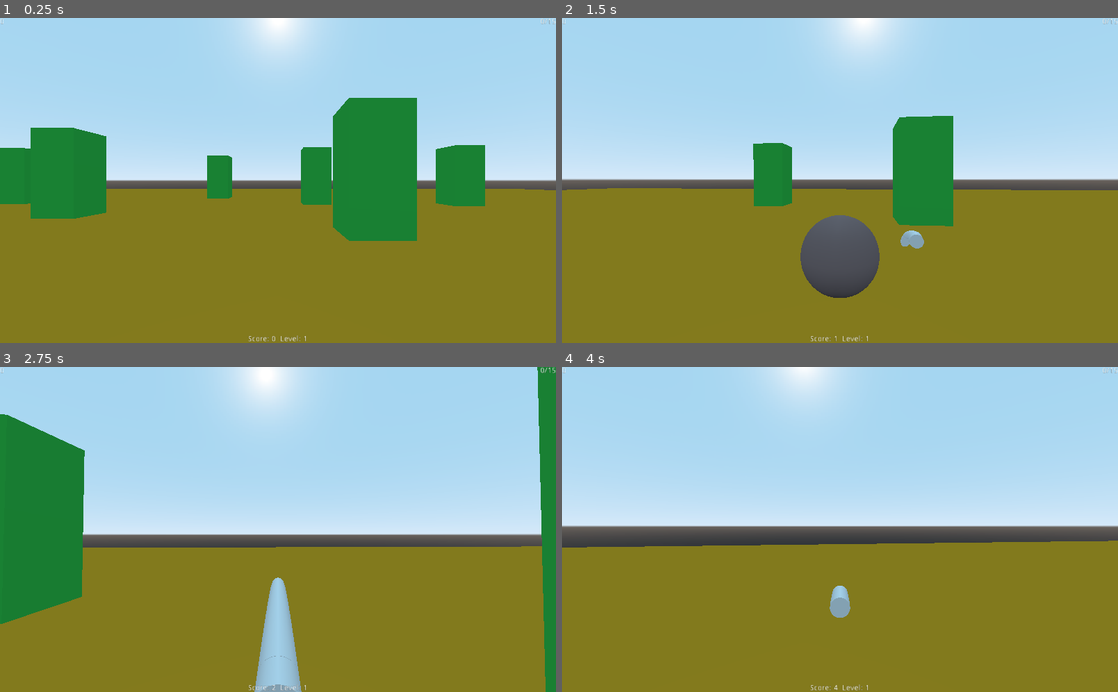
Above: before the commit, frames 1-4 (two rows, left to right).
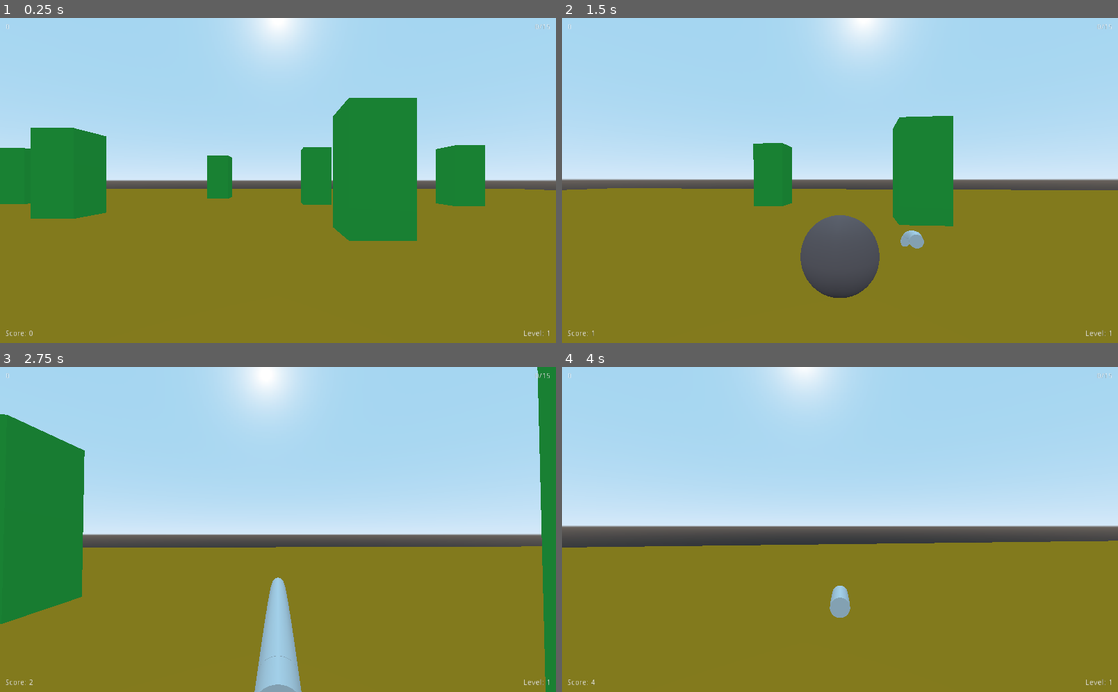
Above: after the commit, the same moments.

Repository: guimafelipe/keep-it-olive
Game: Godot game, scene res://Scenes/Main.tscn
Same seed, same stepped clock (60 frames per second), same inputs: the game is played once before the commit and once after it.
Inputs (mouse positions are in pixels of both pictures, inside the frame that each line leads up to):
- Up to frame 1 (0.25 s): no input
- Up to frame 2 (1.5 s): tap Enter at 0.5 s; move the mouse to (867, 180) at 0.52 s; hold Right mouse button (water) 0.53-1.28 s; hold W (move_forward) from 0.53 s (still down); move the mouse to (812, 180) at 1.27 s; click (812, 180) at 1.35 s
- Up to frame 3 (2.75 s): keep holding W (move_forward); right-click (250, 529) at 1.55 s; move the mouse to (289, 523) at 2.02 s; hold Right mouse button (water) from 2.03 s (still down)
- Up to frame 4 (4 s): keep holding W (move_forward); move the mouse to (834, 536) at 2.77 s; release Right mouse button (water) at 2.78 s; right-click (834, 536) at 2.85 s; tap Space at 3.5 s; move the mouse to (878, 532) at 3.52 s; press the mouse at (878, 532) at 3.53 s; right-click (878, 532) at 3.8 s

The runs differ from the first frame. In frame 1, 0.2% of the frame differs, in the area x 0-100%, y 0-100%; in frame 2, 0.2%; in frame 3, 0.2%; in frame 4, 0.2%.

Commit message:
changing gui and bullets lifetime

Diff:
--- a/Scenes/GUI.tscn
+++ b/Scenes/GUI.tscn
@@ -2,90 +2,102 @@
 
 [ext_resource path="res://Scripts/GUI.gd" type="Script" id=1]
 
-[node name="GUI" type="Control"]
+[node name="GUI" type="MarginContainer"]
 anchor_right = 1.0
 anchor_bottom = 1.0
+custom_constants/margin_right = 10
+custom_constants/margin_top = 10
+custom_constants/margin_left = 10
+custom_constants/margin_bottom = 10
 script = ExtResource( 1 )
 __meta__ = {
 "_edit_use_anchors_": false
 }
 
 [node name="VBoxContainer" type="VBoxContainer" parent="."]
-anchor_right = 1.0
-anchor_bottom = 1.0
+margin_left = 10.0
+margin_top = 10.0
+margin_right = 1014.0
+margin_bottom = 590.0
 mouse_filter = 2
+alignment = 1
 __meta__ = {
 "_edit_use_anchors_": false
 }
 
 [node name="Up" type="HBoxContainer" parent="VBoxContainer"]
-margin_right = 1024.0
-margin_bottom = 31.0
+margin_right = 1004.0
+margin_bottom = 288.0
 mouse_filter = 2
-alignment = 1
+size_flags_vertical = 3
 
 [node name="TreesOnFire" type="Label" parent="VBoxContainer/Up"]
 margin_right = 8.0
-margin_bottom = 31.0
+margin_bottom = 288.0
+size_flags_vertical = 1
 text = "0
 "
 
 [node name="TreeOnFirePic" type="TextureRect" parent="VBoxContainer/Up"]
 margin_left = 12.0
 margin_right = 12.0
-margin_bottom = 31.0
+margin_bottom = 288.0
 mouse_filter = 2
 __meta__ = {
 "_edit_use_anchors_": false
 }
 
-[node name="HSplitContainer" type="HSplitContainer" parent="VBoxContainer/Up"]
+[node name="DeadTrees" type="Label" parent="VBoxContainer/Up"]
 margin_left = 16.0
-margin_right = 16.0
-margin_bottom = 31.0
-grow_horizontal = 2
-mouse_filter = 2
-size_flags_horizontal = 2
-split_offset = 50
-dragger_visibility = 2
-__meta__ = {
-"_edit_use_anchors_": false
-}
-
-[node name="DeadTrees" type="Label" parent="VBoxContainer/Up"]
-margin_left = 995.0
-margin_right = 1024.0
-margin_bottom = 31.0
+margin_right = 1004.0
+margin_bottom = 288.0
+size_flags_horizontal = 3
+size_flags_vertical = 1
 text = "0/15
 "
+align = 2
 
 [node name="VSplitContainer" type="VSplitContainer" parent="VBoxContainer"]
-margin_top = 35.0
-margin_bottom = 35.0
+visible = false
+margin_top = 194.0
+margin_bottom = 194.0
 mouse_filter = 2
 size_flags_horizontal = 2
 size_flags_vertical = 2
 dragger_visibility = 2
 
 [node name="Bottom" type="HBoxContainer" parent="VBoxContainer"]
-margin_top = 586.0
-margin_right = 1024.0
-margin_bottom = 600.0
+margin_top = 292.0
+margin_right = 1004.0
+margin_bottom = 580.0
 mouse_filter = 2
-alignment = 1
+size_flags_vertical = 3
+__meta__ = {
+"_editor_description_": ""
+}
 
 [node name="Points" type="Label" parent="VBoxContainer/Bottom"]
-margin_left = 508.0
-margin_right = 508.0
-margin_bottom = 14.0
+margin_right = 332.0
+margin_bottom = 288.0
+grow_horizontal = 0
+size_flags_horizontal = 3
+size_flags_vertical = 1
+text = "0"
+valign = 2
 
-[node name="WateringBar" type="TextureRect" parent="VBoxContainer/Bottom"]
-margin_left = 512.0
-margin_right = 512.0
-margin_bottom = 14.0
+[node name="WateringBar" type="TextureProgress" parent="VBoxContainer/Bottom"]
+margin_left = 336.0
+margin_right = 668.0
+margin_bottom = 288.0
 mouse_filter = 2
+size_flags_horizontal = 3
 
 [node name="Difficulty" type="Label" parent="VBoxContainer/Bottom"]
-margin_left = 516.0
-margin_right = 516.0
-margin_bottom = 14.0
+margin_left = 672.0
+margin_right = 1004.0
+margin_bottom = 288.0
+size_flags_horizontal = 3
+size_flags_vertical = 1
+text = "0"
+align = 2
+valign = 2
--- a/Scripts/Rock.gd
+++ b/Scripts/Rock.gd
@@ -1,6 +1,6 @@
 extends RigidBody
 
-const KILL_TIME = 4 # time for bullet vanish
+const KILL_TIME = 3 # time for bullet vanish
 var timer = 0
 
 var hit_something = false
--- a/Scripts/WaterDrop.gd
+++ b/Scripts/WaterDrop.gd
@@ -1,6 +1,6 @@
 extends RigidBody
 
-const KILL_TIME = 4 # time for bullet vanish
+const KILL_TIME = 2 # time for bullet vanish
 var timer = 0
 
 var TreeClass = preload("res://Scripts/Tree.gd")
